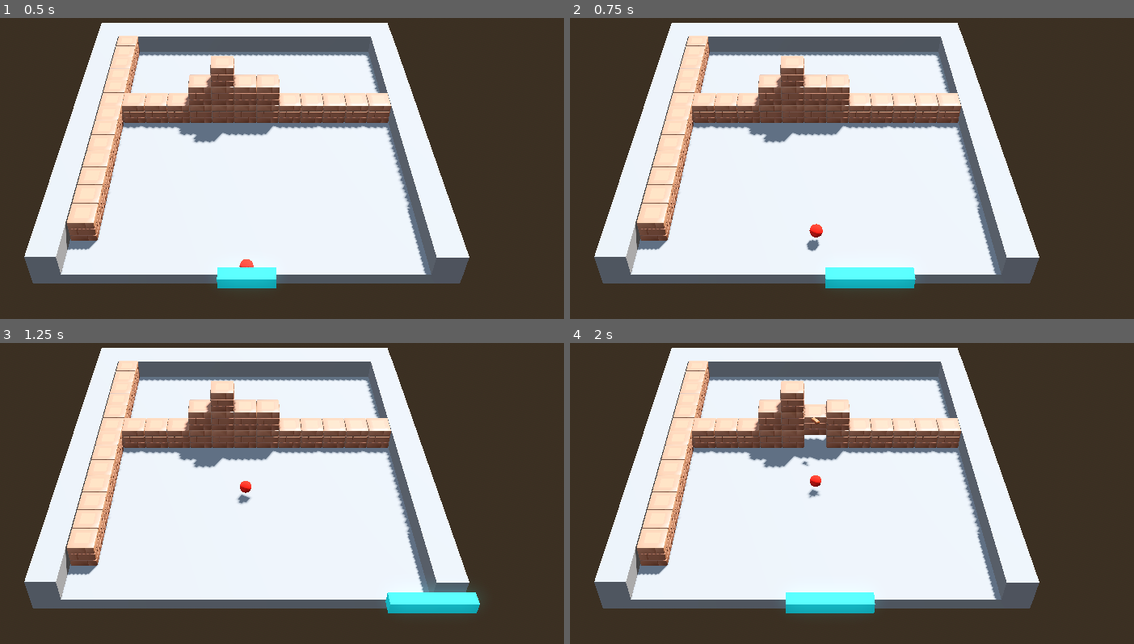
Above: before the commit, frames 1-4 (two rows, left to right).
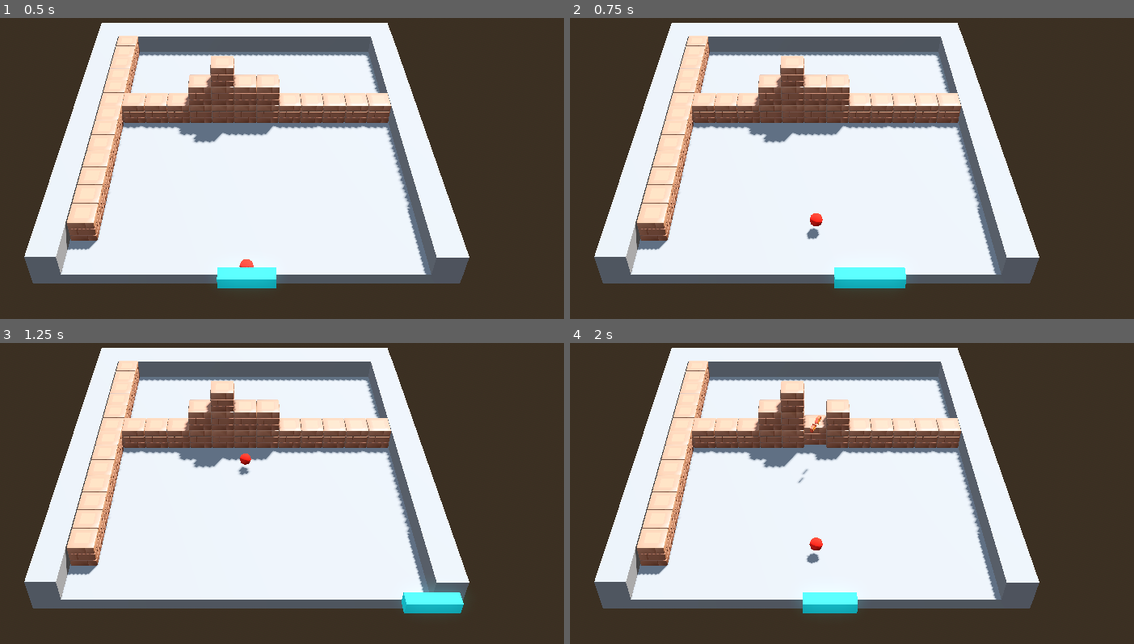
Above: after the commit, the same moments.

Repository: marrqqss/VJ-3D-Game
Game: Godot game, scene res://scenes/test_map.tscn
The game is run twice, just before and just after one commit, with the same random seed, the same clock (stepped at 60 frames per second) and the same inputs.
Inputs:
- Up to frame 1 (0.5 s): no input
- Up to frame 2 (0.75 s): tap Enter (ui_accept) at 0.5 s; hold Right (ui_right) from 0.53 s (still down); hold E (test_expand_paddle) from 0.53 s (still down)
- Up to frame 3 (1.25 s): keep holding Right (ui_right); keep holding E (test_expand_paddle); tap Enter (ui_accept) at 0.77 s; tap R (test_reduce_paddle, bound only after the commit) at 0.8 s
- Up to frame 4 (2 s): release Right (ui_right) at 1.28 s; release E (test_expand_paddle) at 1.28 s; hold Left (ui_left) from 1.28 s (still down); tap R (test_reduce_paddle, bound only after the commit) at 1.35 s; tap Enter (ui_accept) at 1.52 s; tap E (test_expand_paddle) at 1.55 s

Frame 1 is identical in both runs. In frame 2, 0.5% of the frame differs, in the area x 41-62%, y 64-90%; in frame 3, 0.6%; in frame 4, 1.2%, in the area x 38-55%, y 20-90%.

Commit message:
add power up reduce paddle + fix expand paddle

Diff:
--- a/project.godot
+++ b/project.godot
@@ -37,3 +37,8 @@
 "events": [Object(InputEventKey,"resource_local_to_scene":false,"resource_name":"","device":0,"window_id":0,"alt_presse …(189 unchanged characters)…
 ]
 }
+test_reduce_paddle={
+"deadzone": 0.5,
+"events": [Object(InputEventKey,"resource_local_to_scene":false,"resource_name":"","device":0,"window_id":0,"alt_pressed":false,"shift_pressed":false,"ctrl_pressed":false,"meta_pressed":false,"pressed":false,"keycode":0,"physical_keycode":82,"key_label":0,"unicode":0,"location":0,"echo":false,"script":null)
+]
+}
--- a/scenes/expand_paddle.tscn
+++ b/scenes/expand_paddle.tscn
@@ -1,16 +1,16 @@
 [gd_scene load_steps=4 format=3 uid="uid://bse80xgopkujb"]
 
 [ext_resource type="Script" uid="uid://o8vgsjlgsiow" path="res://scripts/power_up.gd" id="1_hy5bx"]
-[ext_resource type="PackedScene" uid="uid://l174auflss4l" path="res://assets/resource/Copper_Bar.gltf" id="2_3un6s"]
+[ext_resource type="PackedScene" uid="uid://c3vlqn3jafgqx" path="res://assets/powerups/expand_arrows.glb" id="2_hy5bx"]
 
 [sub_resource type="BoxShape3D" id="BoxShape3D_uk6or"]
-size = Vector3(0.414837, 0.255554, 0.811432)
+size = Vector3(0.414837, 0.702232, 1.99951)
 
 [node name="powerUp" type="Area3D"]
 script = ExtResource("1_hy5bx")
 
 [node name="CollisionShape3D" type="CollisionShape3D" parent="."]
-transform = Transform3D(1, 0, 0, 0, 1, 0, 0, 0, 1, -0.000810623, 0.124298, -0.00184631)
+transform = Transform3D(0.0113793, 0, -0.999935, 0, 1, 0, 0.999935, 0, 0.0113793, 0.00365263, -4.19691e-05, -0.00205295)
 shape = SubResource("BoxShape3D_uk6or")
 
-[node name="Copper_Bar2" parent="." instance=ExtResource("2_3un6s")]
+[node name="expand_arrows" parent="." instance=ExtResource("2_hy5bx")]
--- a/scenes/player.tscn
+++ b/scenes/player.tscn
@@ -24,8 +24,5 @@
 [node name="CollisionShape3D" type="CollisionShape3D" parent="."]
 shape = SubResource("BoxShape3D_u8vuu")
 
-[node name="expand_paddle_timer" type="Timer" parent="."]
-one_shot = true
-
 [node name="power_ball_timer" type="Timer" parent="."]
 one_shot = true
--- /dev/null
+++ b/scenes/reduce_paddle.tscn
@@ -0,0 +1,17 @@
+[gd_scene load_steps=4 format=3 uid="uid://b8rfvd23tritg"]
+
+[ext_resource type="Script" uid="uid://o8vgsjlgsiow" path="res://scripts/power_up.gd" id="1_bldgy"]
+[ext_resource type="PackedScene" uid="uid://dp2y25aobsssd" path="res://assets/powerups/reduce_arrows.glb" id="2_7wb4e"]
+
+[sub_resource type="BoxShape3D" id="BoxShape3D_uk6or"]
+size = Vector3(0.414837, 0.702232, 1.99951)
+
+[node name="powerUp" type="Area3D"]
+script = ExtResource("1_bldgy")
+powerup_type = "reduce_paddle"
+
+[node name="CollisionShape3D" type="CollisionShape3D" parent="."]
+transform = Transform3D(0.0113793, 0, -0.999935, 0, 1, 0, 0.999935, 0, 0.0113793, 0.00365263, -4.19691e-05, -0.00205295)
+shape = SubResource("BoxShape3D_uk6or")
+
+[node name="reduce_arrows" parent="." instance=ExtResource("2_7wb4e")]
--- a/scripts/ball.gd
+++ b/scripts/ball.gd
@@ -1,6 +1,6 @@
 extends CharacterBody3D
 
-@export var SPEED: float = 15.0
+@export var SPEED: float = 20.0
 @export var BOUNCE: float = 1.0
 @export var attach_offset: Vector3 = Vector3(0, 0, -1)
 
--- a/scripts/block.gd
+++ b/scripts/block.gd
@@ -24,7 +24,8 @@
 func spawn_powerup(pos: Vector3) -> void:
 	var powerup_types = [
 		"res://scenes/expand_paddle.tscn",
-		"res://scenes/power_ball.tscn"
+		"res://scenes/power_ball.tscn",
+		"res://scenes/reduce_paddle.tscn"
 	]
 
 	# Seleccionar un tipo aleatorio
--- a/scripts/player.gd
+++ b/scripts/player.gd
@@ -3,12 +3,10 @@
 # Export for inspector
 @export var SPEED: float = 10.0
 
-# Remember original scale so we can restore it
 var _orig_scale: Vector3
+var _current_scale_factor: float = 1.0
 
 # Reference to the Timer node
-@onready var _expand_paddle_timer = $expand_paddle_timer
-
 var _power_ball_active: bool = false
 @onready var _power_ball_timer = $power_ball_timer
 
@@ -16,7 +14,6 @@
 	# Cache the starting scale
 	_orig_scale = scale
 	# Connect the timer’s timeout
-	_expand_paddle_timer.connect("timeout", Callable(self, "_on_expand_paddle_timeout"))
 	_power_ball_timer.connect("timeout", Callable(self, "_on_power_ball_timeout"))
 
 func _input(event):
@@ -24,6 +21,8 @@
 		expand_paddle()
 	if event.is_action_pressed("test_power_ball"):
 		power_ball()
+	if event.is_action_pressed("test_reduce_paddle"):
+		reduce_paddle()
 
 
 func _physics_process(delta: float) -> void:
@@ -38,17 +37,14 @@
 
 # Called by the Powerup when “expand_paddle” is picked up
 func expand_paddle() -> void:
-	# 1) immediately bump up the scale
-	scale.x = _orig_scale.x * 1.5
+	_current_scale_factor *= 1.2  # Aumenta 20% cada vez
+	scale.x = _orig_scale.x * _current_scale_factor
 
-	# 2) restart the timer
-	if _expand_paddle_timer.is_stopped() == false:
-		_expand_paddle_timer.stop()
-	_expand_paddle_timer.start(20.0)
 
-	# Timer callback: restore scale
-func _on_expand_paddle_timeout() -> void:
-	scale = _orig_scale
+func reduce_paddle() -> void:
+	_current_scale_factor *= 0.8  # Reduce 20% cada vez
+	scale.x = _orig_scale.x * _current_scale_factor
+
 
 func power_ball() -> void:
 	# Activar el powerup
--- a/scripts/power_up.gd
+++ b/scripts/power_up.gd
@@ -57,5 +57,7 @@
 	match powerup_type:
 		"expand_paddle":
 			player.expand_paddle()
+		"reduce_paddle":
+			player.reduce_paddle()
 		"power_ball":
 			player.power_ball()
Binary file added: assets/powerups/expand_arrows.glb
Not shown, added: assets/powerups/expand_arrows.glb.import
Binary file added: assets/powerups/expand_arrows_0.jpg
Not shown, added: assets/powerups/expand_arrows_0.jpg.import
Binary file added: assets/powerups/reduce_arrows.glb
Not shown, added: assets/powerups/reduce_arrows.glb.import
Binary file added: assets/powerups/reduce_arrows_0.jpg
Not shown, added: assets/powerups/reduce_arrows_0.jpg.import
